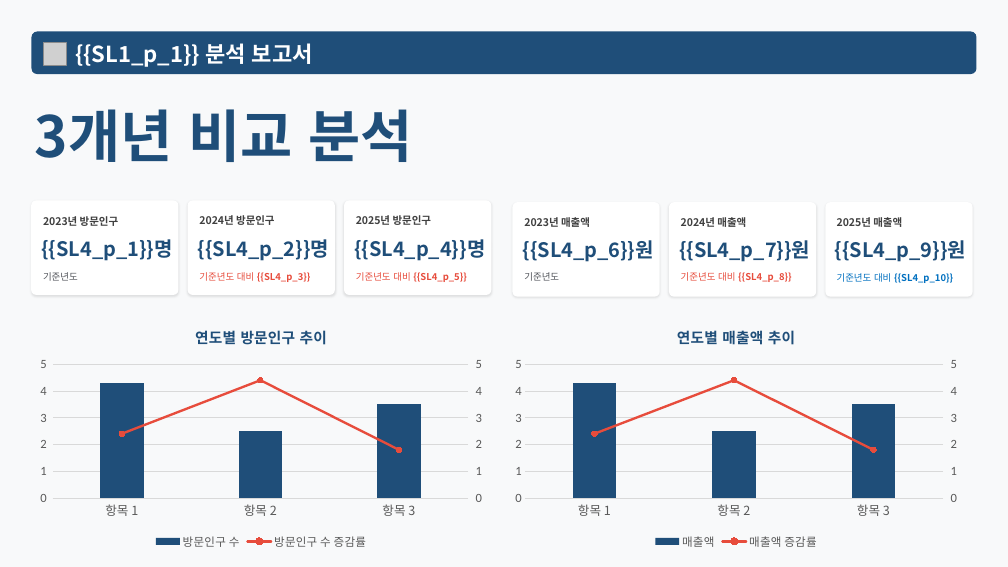
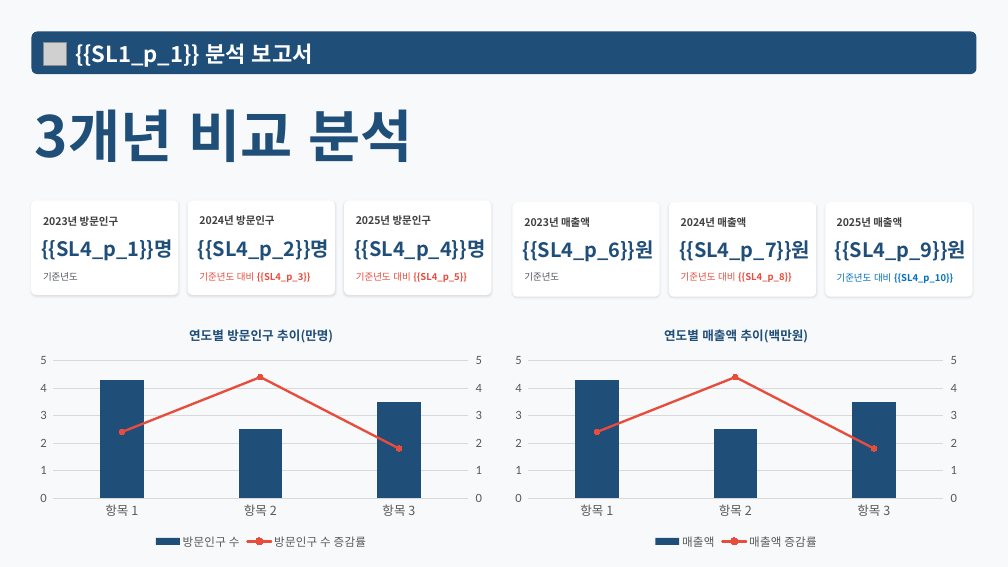
Before and after one commit to roddms/auto-report, a slide deck: slide 4 of template/master_pretendard.pptx. Drawn at 1008x567 pixels with LibreOffice and Linux fonts; fonts in the diff are those of the drawing; grey boxes stand for pictures. Boxes give left, top, right and bottom in pixels: in the first picture for what was removed or moved away, otherwise in the second. Text is boxed around its words. In the diff, an @@ line names an element or a change of style, - is before the commit and + after.

```diff
--- a/template/master_pretendard.pptx
+++ b/template/master_pretendard.pptx
@@ column chart at [31,313,492,553] @@
@@ title "연도별 방문인구 추이 " to "연도별 방문인구 추이(만명) " @@
@@ column chart at [507,313,967,553] @@
@@ title "연도별 매출액 추이 " to "연도별 매출액 추이(백만원) " @@
@@ value axis changed @@
```
Also in this commit, not shown: 23 other slides changed, 25 other files.
